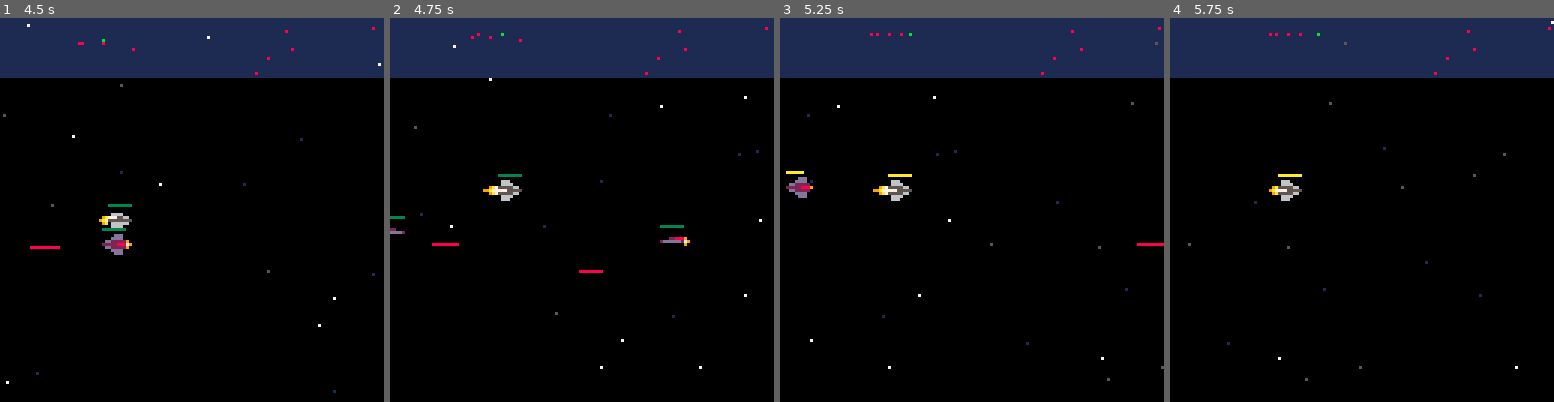
Above: before the commit, frames 1-4 (left to right).
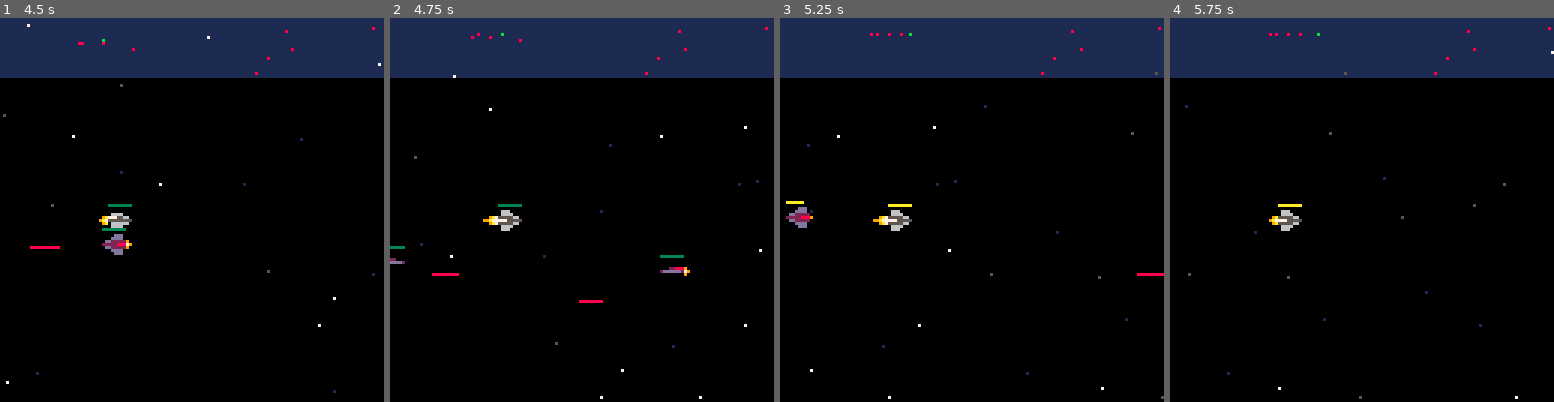
Above: after the commit, the same moments.

Repository: jondkoon/defender
Game: PICO-8 cartridge defender.p8
Same seed, same stepped clock (60 frames per second), same inputs: the game is played once before the commit and once after it.
Inputs:
- Up to frame 1 (4.5 s): tap X (X key) at 0.33, 0.7, 1.43, 2.58, 3.1, 3.62, 4.13 s; tap O (Z key) at 1.07, 1.8, 2.43, 3.07, 3.7, 4.33 s; hold Right 2.33-3.33 s; hold Right 3.38-4.22 s; hold Up from 4.27 s (still down)
- Up to frame 2 (4.75 s): tap X (X key) at 4.65 s; release Up at 4.67 s; hold Right from 4.72 s (still down)
- Up to frame 3 (5.25 s): keep holding Right; tap O (Z key) at 4.97 s; tap X (X key) at 5.17 s
- Up to frame 4 (5.75 s): tap O (Z key) at 5.6 s; tap X (X key) at 5.68 s; release Right at 5.72 s

Frame 1 is identical in both runs. In frame 2, 1.6% of the frame differs, in the area x 0-97%, y 7-100%; in frame 3, 1.6%; in frame 4, 0.8%.

Commit message:
player_ship cannot fly through mini map

Diff:
--- a/defender.p8
+++ b/defender.p8
@@ -369,6 +369,7 @@
 		self.min_x = 0
 		self.max_x = scene.width - screen_width
 		self.max_y = scene.height - screen_height
+		self.min_y = scene.mini_map and -scene.mini_map.height or 0
 	end,
 	shake_counter = 0,
 	shake = function(self)
@@ -426,8 +427,8 @@
 		self:update_shake()
 		self:update_follow()
 
-		if (self.y < 0) then
-			self.y = 0
+		if (self.y < self.min_y) then
+			self.y = self.min_y
 		elseif(self.y > self.max_y) then
 			self.y = self.max_y
 		end
@@ -465,10 +466,10 @@
 		height = options.height,
 		width = options.width,
 		init = function(self)
-			cam:set_scene(self)
 			if (options.with_mini_map) then
 				self.mini_map = make_mini_map(self)
 			end
+			cam:set_scene(self)
 			self.objects = {}
 			self.ships = {}
 			self.shots = {}
